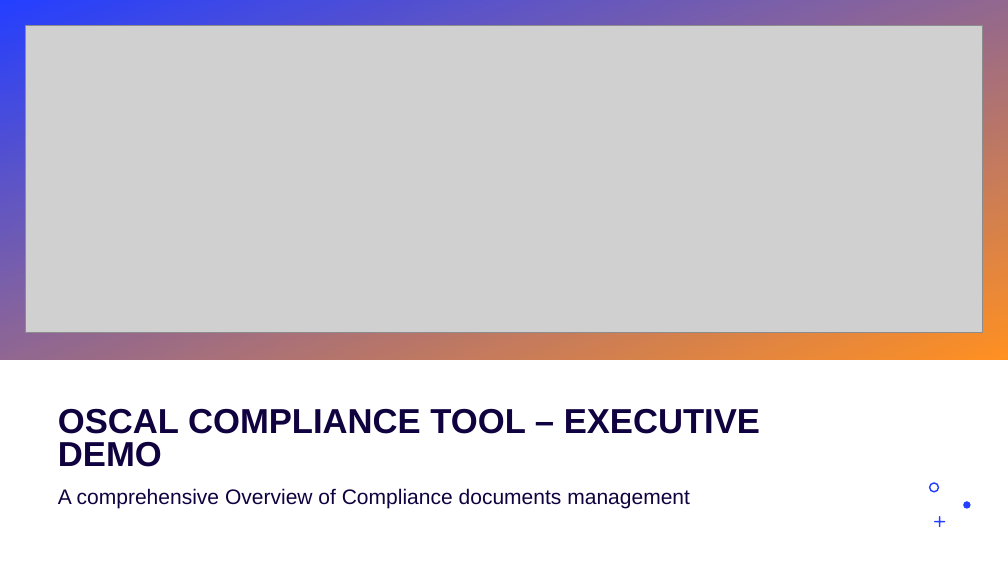
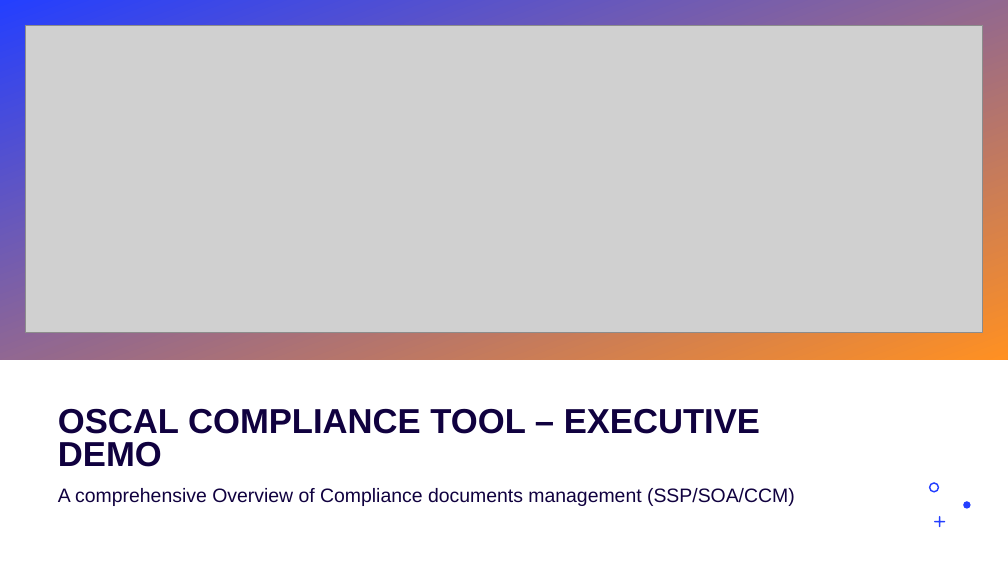
Before and after one commit to adobe/OSCAL-Reports, a slide deck: slide 1 of OSCAL_Compliance_Tool_Demo.pptx. Drawn at 1008x567 pixels with LibreOffice and Linux fonts; fonts in the diff are those of the drawing; grey boxes stand for pictures. Boxes give left, top, right and bottom in pixels: in the first picture for what was removed or moved away, otherwise in the second. Text is boxed around its words. In the diff, an @@ line names an element or a change of style, - is before the commit and + after.

```diff
--- a/OSCAL_Compliance_Tool_Demo.pptx
+++ b/OSCAL_Compliance_Tool_Demo.pptx
@@ subtitle at bbox=[58, 488, 795, 506]: text changed; size 20 to 18.5 pt @@
-A comprehensive Overview of Compliance documents management
+A comprehensive Overview of Compliance documents management (SSP/SOA/CCM)
```
Also in this commit, not shown: 2 slides added.
